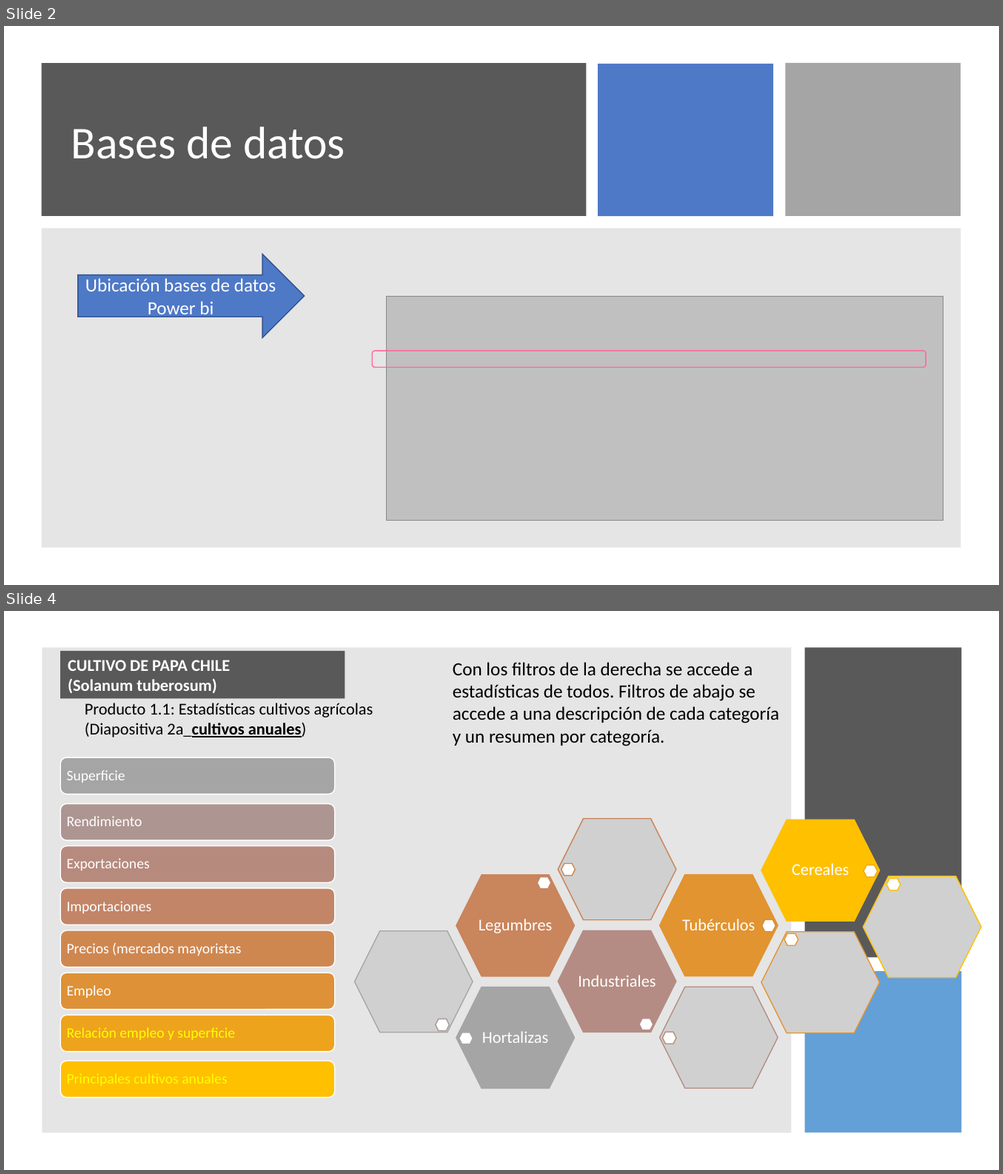
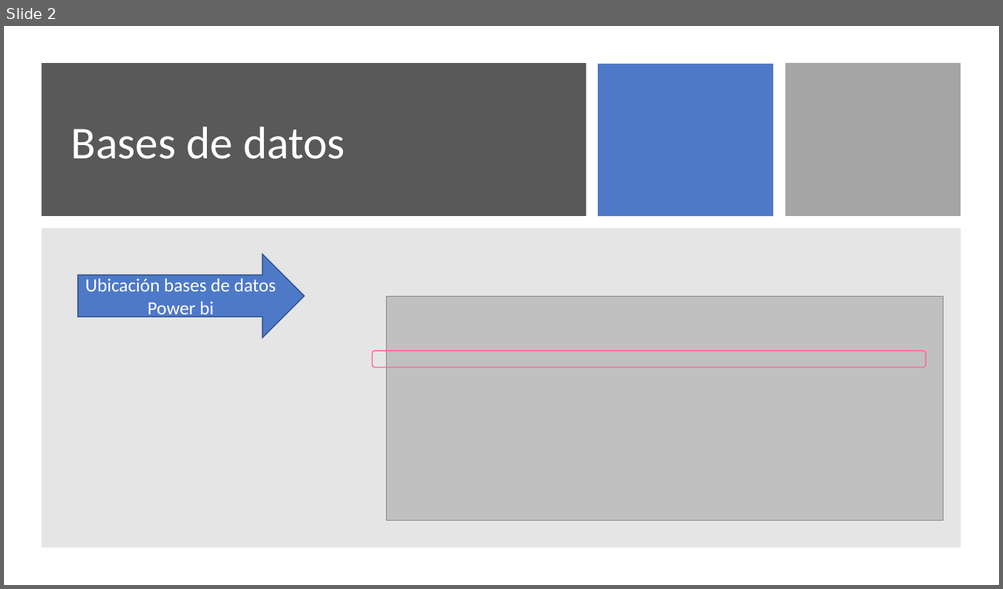
Before and after one commit to Sud-Austral/DATA-AGRO, a slide deck: DATAAGRO_papa/Power Bi_PAPA.pptx. Shown one above the other, each under a label of ours: slides 2 and 4 before the commit, slide 2 after it; the slides between them are not shown. The pictures are 1003x1174 and 1003x589 pixels, drawn with LibreOffice and Linux fonts; fonts in the diff are those of the drawing; grey boxes stand for pictures. Boxes give left, top, right and bottom in pixels: in the first picture for what was removed or moved away, otherwise in the second. Text is boxed around its words. In the diff, an @@ line names an element or a change of style, - is before the commit and + after.

```diff
--- a/DATAAGRO_papa/Power Bi_PAPA.pptx
+++ b/DATAAGRO_papa/Power Bi_PAPA.pptx
@@ slide 4 removed at bbox=[4, 611, 999, 1170], background #FFFFFF @@
@@ rectangle removed at bbox=[42, 647, 791, 1133] @@
@@ rectangle removed at bbox=[61, 650, 345, 698] @@
-CULTIVO DE PAPA CHILE
-(Solanum tuberosum)
@@ rectangle removed at bbox=[805, 647, 962, 958] @@
@@ text removed at bbox=[452, 662, 780, 746] @@
-Con los filtros de la derecha se accede a estadísticas de todos. Filtros de abajo se accede a una descripción de cada categoría y un resumen por categoría.
@@ text removed at bbox=[85, 703, 373, 738] @@
-Producto 1.1: Estadísticas cultivos agrícolas (Diapositiva 2a_cultivos anuales)
@@ group removed at bbox=[355, 819, 981, 1089]: 15 hexagons, 5 texts, 5 pictures @@
-Hortalizas
-Industriales
-Legumbres
-Tubérculos
-Cereales
@@ rectangle removed at bbox=[805, 971, 962, 1133] @@
@@ group removed at bbox=[61, 758, 336, 1098]: 8 rounded rectangles, 8 texts @@
-Superficie
-Rendimiento
-Exportaciones
-Importaciones
-Precios (mercados mayoristas
-Empleo
-Relación empleo y superficie
-Principales cultivos anuales
```
Also in this commit, not shown: 1 slide changed, 12 slides added, 29 other slides removed, 7 other files.
